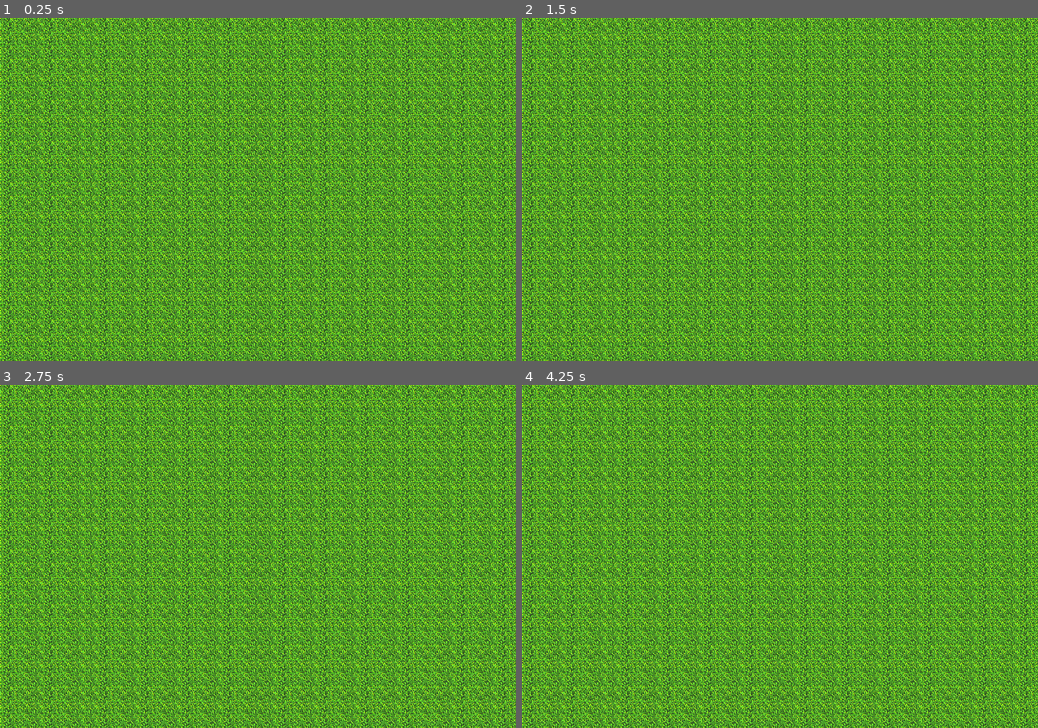
Above: before the commit, frames 1-4 (two rows, left to right).
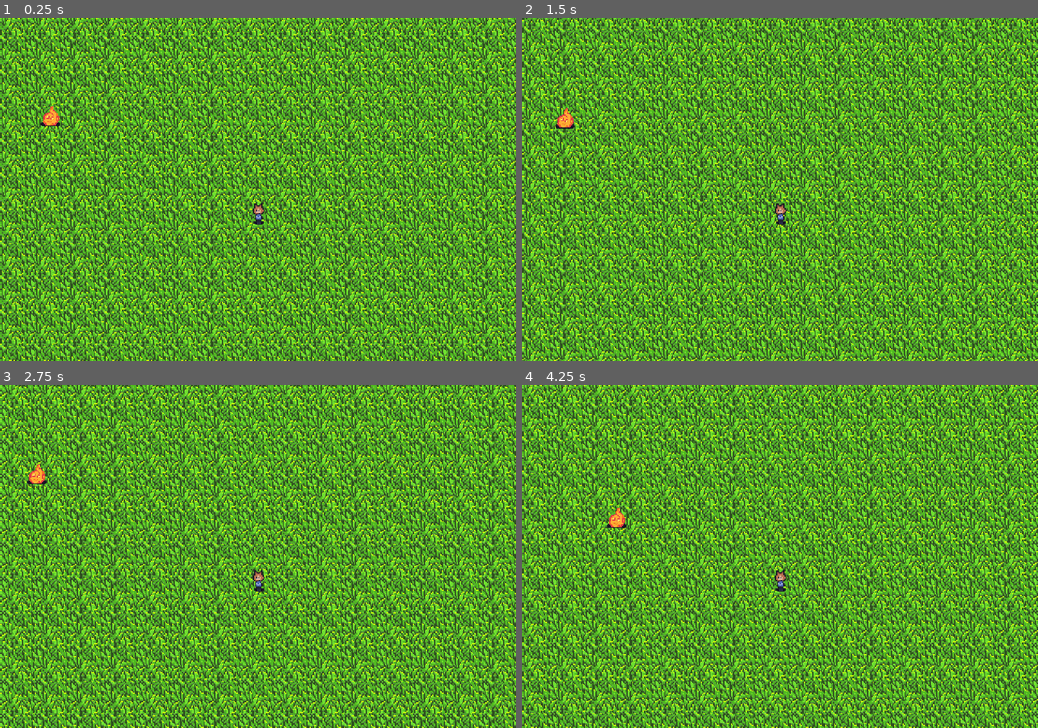
Above: after the commit, the same moments.

Repository: ColtonPhillips/its-spreading
Game: Godot game, scene res://scenes/world.tscn
Two runs of this game, one before a commit and one after it. Both use one fixed random seed, a clock stepped at 60 frames per second and the inputs below.
Inputs:
- Up to frame 1 (0.25 s): no input
- Up to frame 2 (1.5 s): hold D (move_right) 0.53-1.28 s; hold S (move_down) from 1.28 s (still down)
- Up to frame 3 (2.75 s): release S (move_down) at 2.03 s; hold D (move_right) from 2.03 s (still down)
- Up to frame 4 (4.25 s): release D (move_right) at 2.78 s; hold W (move_up) 2.78-3.53 s; hold A (move_left) from 3.53 s (still down)

The runs differ from the first frame. In frame 1, 76% of the frame differs, in the area x 0-100%, y 0-100%; in frame 2, 76%; in frame 3, 76%; in frame 4, 76%.

Commit message:
Create basic stinky little enemy

Diff:
--- a/project.godot
+++ b/project.godot
@@ -17,13 +17,20 @@
 
 [display]
 
-window/size/viewport_width=1200
-window/size/viewport_height=800
+window/size/viewport_width=480
+window/size/viewport_height=320
 window/size/initial_position_type=0
 window/size/initial_position=Vector2i(15, 15)
 window/size/window_width_override=1800
 window/size/window_height_override=1200
 window/stretch/mode="canvas_items"
+
+[editor]
+
+movie_writer/mjpeg_quality=0.6
+movie_writer/movie_file="C:/Users/Blair/Desktop/godot.avi"
+movie_writer/disable_vsync=true
+movie_writer/fps=30
 
 [input]
 
--- /dev/null
+++ b/scenes/enemy/enemy.gd
@@ -0,0 +1,12 @@
+extends CharacterBody2D
+
+@export var move_speed = 20.0
+@onready var player = get_tree().get_first_node_in_group("player")
+
+func _physics_process(delta):
+	movement(delta)
+
+func movement(delta):
+	var direction = global_position.direction_to(player.global_position)
+	velocity = direction * move_speed
+	move_and_slide()
--- /dev/null
+++ b/scenes/enemy/enemy.tscn
@@ -0,0 +1,14 @@
+[gd_scene load_steps=3 format=3 uid="uid://0pcv5ermn1p"]
+
+[ext_resource type="Script" path="res://scenes/enemy/enemy.gd" id="1_bi6oj"]
+[ext_resource type="Texture2D" uid="uid://cjuoaowmdixmj" path="res://art/sheet.png" id="2_4f2t6"]
+
+[node name="Enemy" type="CharacterBody2D"]
+motion_mode = 1
+script = ExtResource("1_bi6oj")
+
+[node name="Sprite2D" type="Sprite2D" parent="."]
+position = Vector2(0, -15)
+texture = ExtResource("2_4f2t6")
+region_enabled = true
+region_rect = Rect2(32, 0, 32, 32)
--- /dev/null
+++ b/scenes/player.gd
@@ -0,0 +1,14 @@
+extends CharacterBody2D
+
+@export var move_speed = 40.0
+
+
+func _physics_process(delta):
+	movement(delta)
+
+func movement(delta):
+	var x_mov = Input.get_axis("move_left", "move_right")
+	var y_mov = Input.get_axis("move_up", "move_down")
+	var mov = Vector2(x_mov, y_mov)
+	velocity = mov.normalized() * move_speed
+	move_and_slide()
--- a/scenes/player.tscn
+++ b/scenes/player.tscn
@@ -1,3 +1,17 @@
-[gd_scene format=3 uid="uid://c3vntakhy0jq7"]
+[gd_scene load_steps=3 format=3 uid="uid://c3vntakhy0jq7"]
 
-[node name="Player" type="Node2D"]
+[ext_resource type="Script" path="res://scenes/player.gd" id="1_2stqb"]
+[ext_resource type="Texture2D" uid="uid://cjuoaowmdixmj" path="res://art/sheet.png" id="2_b50i0"]
+
+[node name="Player" type="CharacterBody2D" groups=["player"]]
+motion_mode = 1
+script = ExtResource("1_2stqb")
+
+[node name="Sprite2D" type="Sprite2D" parent="."]
+position = Vector2(0, -15)
+texture = ExtResource("2_b50i0")
+region_enabled = true
+region_rect = Rect2(0, 0, 32, 32)
+
+[node name="Camera2D" type="Camera2D" parent="."]
+position = Vector2(0, -32)
--- a/scenes/world.tscn
+++ b/scenes/world.tscn
@@ -1,6 +1,8 @@
-[gd_scene load_steps=2 format=3 uid="uid://27phkm3uydxm"]
+[gd_scene load_steps=4 format=3 uid="uid://27phkm3uydxm"]
 
 [ext_resource type="Texture2D" uid="uid://5dtxv8q8u4ae" path="res://art/grass.png" id="1_3fkv3"]
+[ext_resource type="PackedScene" uid="uid://c3vntakhy0jq7" path="res://scenes/player.tscn" id="1_5kmuy"]
+[ext_resource type="PackedScene" uid="uid://0pcv5ermn1p" path="res://scenes/enemy/enemy.tscn" id="3_7671d"]
 
 [node name="World" type="Node2D"]
 
@@ -9,3 +11,8 @@
 texture = ExtResource("1_3fkv3")
 region_enabled = true
 region_rect = Rect2(-4000, -4000, 4000, 4000)
+
+[node name="Player" parent="." instance=ExtResource("1_5kmuy")]
+
+[node name="Enemy" parent="." instance=ExtResource("3_7671d")]
+position = Vector2(-198, -94)
Binary file added: art/sheet.png
Not shown, added: art/sheet.png.import
